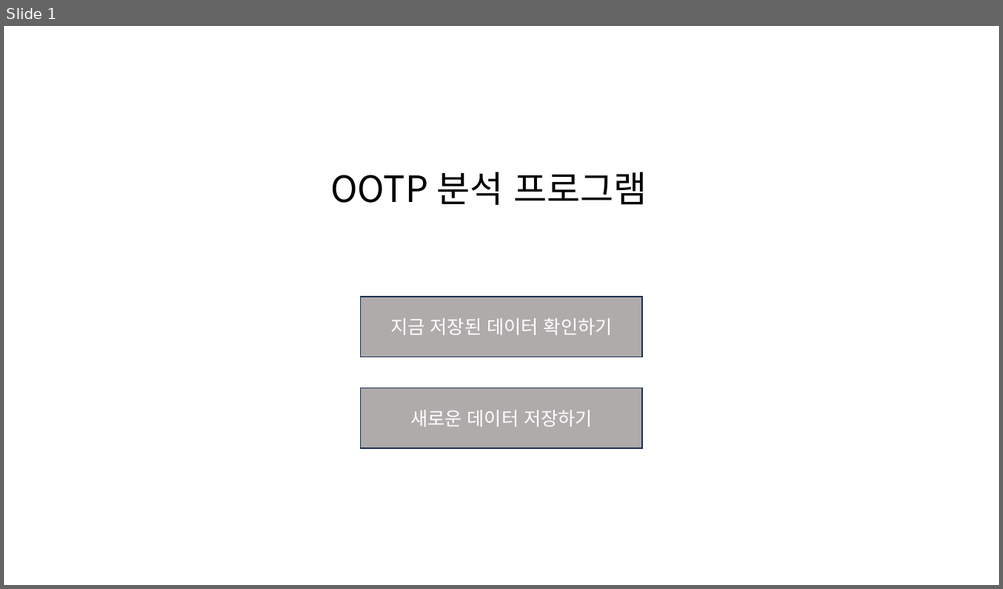
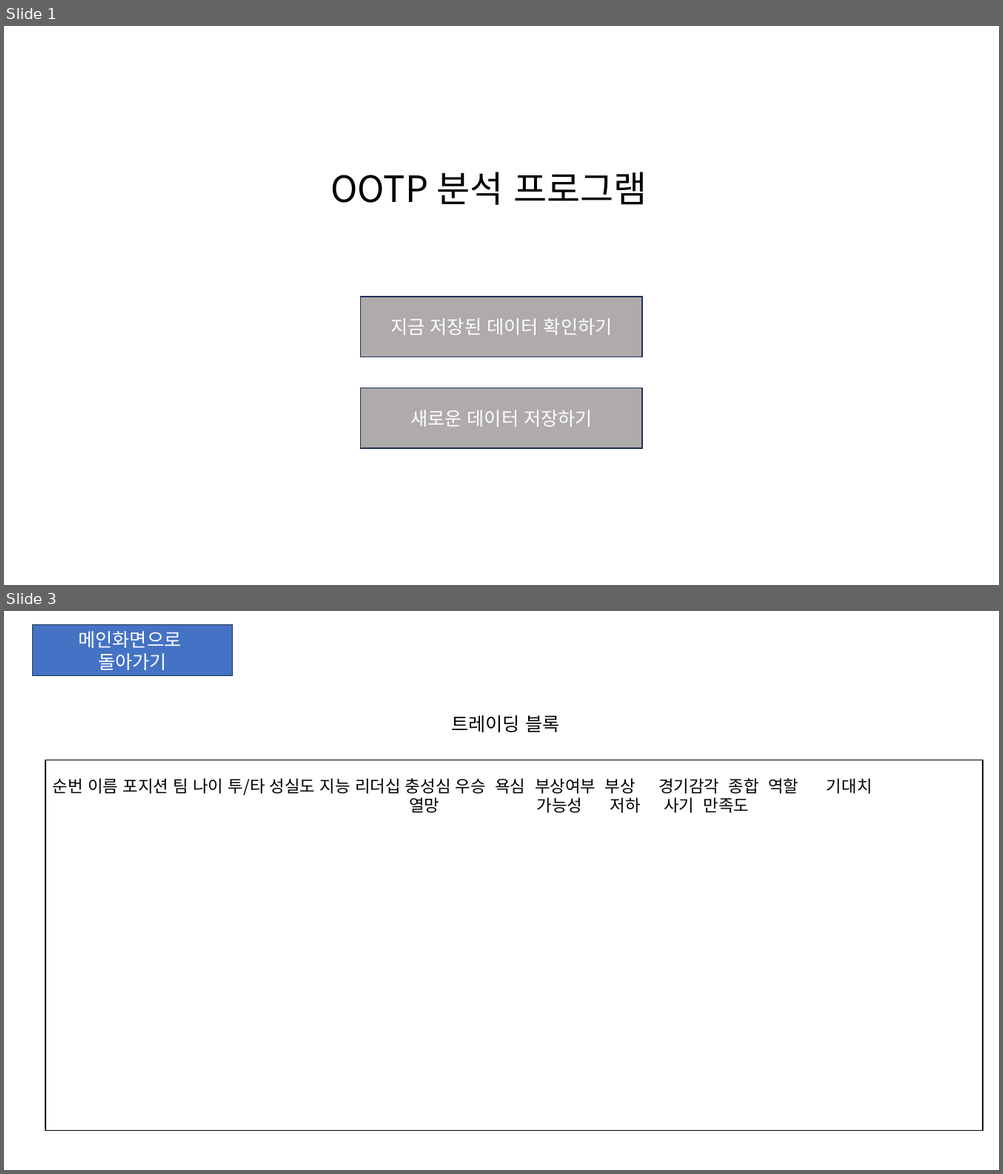
Before and after one commit to sungh313/ootp_stat_program, a slide deck: 화면구성도.pptx. Shown one above the other, each under a label of ours: slide 1 before the commit, slides 1 and 3 after it; the slides between them are not shown. The pictures are 1003x589 and 1003x1174 pixels, drawn with LibreOffice and Linux fonts; fonts in the diff are those of the drawing. Boxes give left, top, right and bottom in pixels: in the first picture for what was removed or moved away, otherwise in the second. Text is boxed around its words. In the diff, an @@ line names an element or a change of style, - is before the commit and + after.

```diff
--- a/화면구성도.pptx
+++ b/화면구성도.pptx
@@ slide 3 added at bbox=[4, 611, 999, 1170], background #FFFFFF @@
@@ rectangle added at bbox=[32, 624, 233, 676], fill #4472C4, outline #1E3256 1 pt, 18 pt, text #FFFFFF @@
+메인화면으로
+돌아가기
@@ text added at bbox=[451, 715, 559, 732], 18 pt, text #000000 @@
+트레이딩 블록
@@ rectangle added at bbox=[45, 760, 983, 1131], outline #000000 1 pt @@
@@ text added at bbox=[53, 778, 798, 813], 16 pt, text #000000 @@
+순번 이름 포지션 팀 나이 투/타 성실도 지능 리더십 충성심 우승 욕심 부상여부 부상 경기감각 종합 역할 기대치
+열망 가능성 저하 사기 만족도
```
Also in this commit, not shown: 1 other slide added, 2 other files.
